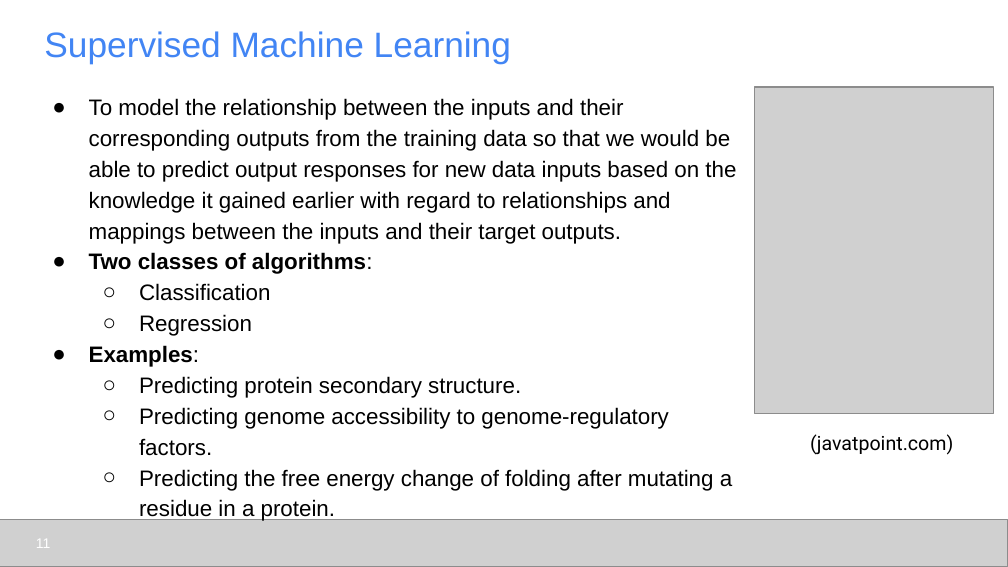
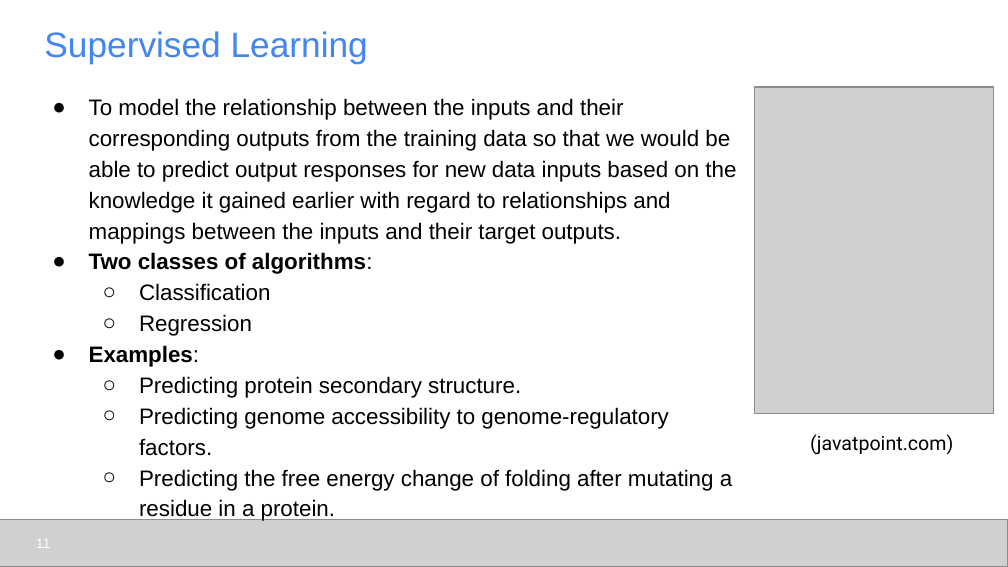
Before and after one commit to udel-cbcb/al_ml_workshop, a slide deck: slide 11 of Day_1/Lectures/Day_1_Lecture_1_Introduction_to_Artificial_Intelligence_and_Machine_Learning.pptx. Drawn at 1008x567 pixels with LibreOffice and Linux fonts; fonts in the diff are those of the drawing; grey boxes stand for pictures. Boxes give left, top, right and bottom in pixels: in the first picture for what was removed or moved away, otherwise in the second. Text is boxed around its words. In the diff, an @@ line names an element or a change of style, - is before the commit and + after.

```diff
--- a/Day_1/Lectures/Day_1_Lecture_1_Introduction_to_Artificial_Intelligence_and_Machine_Learning.pptx
+++ b/Day_1/Lectures/Day_1_Lecture_1_Introduction_to_Artificial_Intelligence_and_Machine_Learning.pptx
@@ title at [44,31,368,64]: text changed @@
-Supervised Machine Learning
+Supervised Learning
```
Also in this commit, not shown: 9 other slides changed, 3 slides added, 7 other files.
